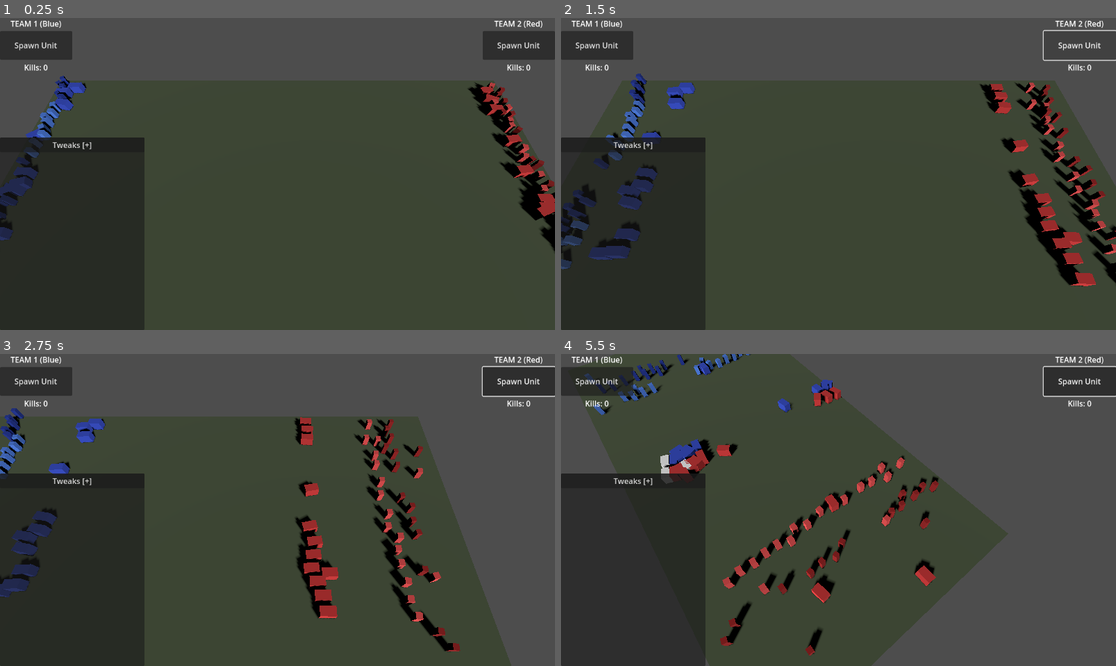
Above: before the commit, frames 1-4 (two rows, left to right).
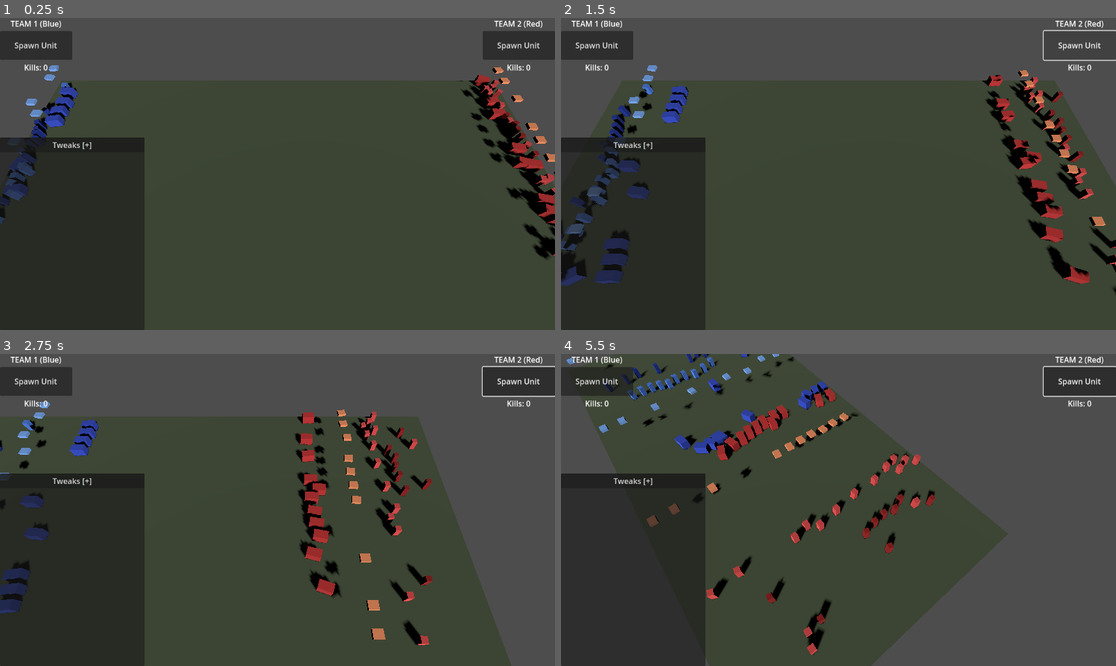
Above: after the commit, the same moments.

Repository: zoltan-szabo-boz/autobattler
Game: Godot game, scene res://scenes/main.tscn
The game is run twice, just before and just after one commit, with the same random seed, the same clock (stepped at 60 frames per second) and the same inputs.
Inputs (mouse positions are in pixels of both pictures, inside the frame that each line leads up to):
- Up to frame 1 (0.25 s): no input
- Up to frame 2 (1.5 s): click "Spawn Unit" at 0.5 s; click "Spawn Unit" at 1.25 s
- Up to frame 3 (2.75 s): tap Enter at 2 s; move the mouse to (399, 494) at 2.02 s; hold D from 2.03 s (still down); tap 1 at 2.1 s; click (399, 494) at 2.17 s; tap 2 at 2.3 s
- Up to frame 4 (5.5 s): move the mouse to (727, 525) at 2.77 s; release D at 2.78 s; hold Down (ui_down) 2.78-3.53 s; tap 2 at 2.85, 3.8, 4.35, 5.3 s; tap 1 at 3.05, 3.6, 4.55 s; move the mouse to (894, 441) at 3.52 s; hold D 3.53-4.28 s; move the mouse to (810, 572) at 4.27 s; hold Up (ui_up) 4.28-5.03 s; click (810, 572) at 4.42 s; move the mouse to (1005, 556) at 5.02 s; hold A from 5.03 s (still down); hold Q from 5.03 s (still down)

The runs differ from the first frame. In frame 1, 3.9% of the frame differs, in the area x 0-100%, y 15-78%; in frame 2, 8.9%, in the area x 0-100%, y 15-89%; in frame 3, 8.7%; in frame 4, 7.9%.

Commit message:
add flyer units to the roster

Diff:
--- /dev/null
+++ b/scenes/units/flyer.tscn
@@ -0,0 +1,8 @@
+[gd_scene load_steps=2 format=3 uid="uid://flyesa87654"]
+
+[ext_resource type="Script" path="res://scripts/units/flyer_unit.gd" id="1_flyer"]
+
+[node name="Flyer" type="CharacterBody3D"]
+script = ExtResource("1_flyer")
+unit_type = "flyer"
+targeting_mode = 0
--- a/scripts/game_config.gd
+++ b/scripts/game_config.gd
@@ -34,6 +34,16 @@
 @export var archer_attack_delay: float = 2.0
 
 # =============================================================================
+# UNIT STATS - FLYER (Eagle)
+# =============================================================================
+@export var flyer_hp: float = 60.0
+@export var flyer_speed: float = 5.0
+@export var flyer_damage: float = 18.0
+@export var flyer_attack_delay: float = 1.5
+@export var flyer_attack_range: float = 2.0  # Air-to-air/dive attack range
+@export var flyer_altitude: float = 4.0  # Height above ground
+
+# =============================================================================
 # PROJECTILE
 # =============================================================================
 @export var projectile_speed: float = 22.0
@@ -48,6 +58,7 @@
 @export var footman_size: Vector3 = Vector3(0.8, 1.6, 0.8)
 @export var cavalry_size: Vector3 = Vector3(1.2, 1.4, 2.0)
 @export var archer_size: Vector3 = Vector3(0.7, 1.8, 0.7)
+@export var flyer_size: Vector3 = Vector3(1.0, 0.4, 1.2)  # Wide wingspan, flat body
 @export var projectile_size: Vector3 = Vector3(0.2, 0.2, 0.8)
 
 # =============================================================================
@@ -57,12 +68,14 @@
 @export var team1_footman_color: Color = Color(0.3, 0.5, 0.9)  # Light blue
 @export var team1_cavalry_color: Color = Color(0.2, 0.3, 0.8)  # Blue
 @export var team1_archer_color: Color = Color(0.1, 0.2, 0.6)   # Dark blue
+@export var team1_flyer_color: Color = Color(0.5, 0.7, 1.0)    # Sky blue (eagle)
 @export var team1_projectile_color: Color = Color(0.4, 0.6, 1.0)
 
 # Team 2 - Red variants
 @export var team2_footman_color: Color = Color(0.9, 0.3, 0.3)  # Light red
 @export var team2_cavalry_color: Color = Color(0.8, 0.2, 0.2)  # Red
 @export var team2_archer_color: Color = Color(0.6, 0.1, 0.1)   # Dark red
+@export var team2_flyer_color: Color = Color(1.0, 0.6, 0.4)    # Orange-red (eagle)
 @export var team2_projectile_color: Color = Color(1.0, 0.4, 0.4)
 
 # =============================================================================
@@ -74,12 +87,14 @@
 			"footman": return team1_footman_color
 			"cavalry": return team1_cavalry_color
 			"archer": return team1_archer_color
+			"flyer": return team1_flyer_color
 			"projectile": return team1_projectile_color
 	else:
 		match unit_type:
 			"footman": return team2_footman_color
 			"cavalry": return team2_cavalry_color
 			"archer": return team2_archer_color
+			"flyer": return team2_flyer_color
 			"projectile": return team2_projectile_color
 	return Color.WHITE
 
@@ -117,4 +132,14 @@
 				"attack_range": get_projectile_max_range(),
 				"size": archer_size
 			}
+		"flyer":
+			return {
+				"hp": flyer_hp,
+				"speed": flyer_speed,
+				"damage": flyer_damage,
+				"attack_delay": flyer_attack_delay,
+				"attack_range": flyer_attack_range,
+				"size": flyer_size,
+				"altitude": flyer_altitude
+			}
 	return {}
--- a/scripts/game_manager.gd
+++ b/scripts/game_manager.gd
@@ -12,11 +12,12 @@
 	unit_scenes = {
 		"footman": preload("res://scenes/units/footman.tscn"),
 		"cavalry": preload("res://scenes/units/cavalry.tscn"),
-		"archer": preload("res://scenes/units/archer.tscn")
+		"archer": preload("res://scenes/units/archer.tscn"),
+		"flyer": preload("res://scenes/units/flyer.tscn")
 	}
 
 func spawn_random_unit(team: int) -> void:
-	var unit_types = ["footman", "cavalry", "archer"]
+	var unit_types = ["footman", "cavalry", "archer", "flyer"]
 	var random_type = unit_types[randi() % unit_types.size()]
 	spawn_unit(random_type, team)
 
@@ -33,7 +34,11 @@
 	if units_container:
 		units_container.add_child(unit)
 		# Set position after adding to tree
-		unit.global_position = _get_spawn_position(team)
+		var spawn_pos = _get_spawn_position(team)
+		# Flyers spawn at their altitude
+		if unit_type == "flyer":
+			spawn_pos.y = GameConfig.flyer_altitude
+		unit.global_position = spawn_pos
 	else:
 		push_error("Units container not found!")
 		unit.queue_free()
--- a/scripts/tweaks_panel.gd
+++ b/scripts/tweaks_panel.gd
@@ -55,6 +55,15 @@
 		{"name": "archer_damage", "label": "Damage", "min": 1, "max": 100, "step": 1, "value": GameConfig.archer_damage},
 		{"name": "archer_attack_delay", "label": "Attack Delay", "min": 0.1, "max": 5, "step": 0.1, "value": GameConfig.archer_attack_delay},
 		{"name": "archer_aim_deviation", "label": "Aim Deviation", "min": 0, "max": 45, "step": 0.5, "value": GameConfig.archer_aim_deviation},
+	])
+
+	_add_section("Flyer", [
+		{"name": "flyer_hp", "label": "HP", "min": 10, "max": 500, "step": 10, "value": GameConfig.flyer_hp},
+		{"name": "flyer_speed", "label": "Speed", "min": 0.5, "max": 15, "step": 0.5, "value": GameConfig.flyer_speed},
+		{"name": "flyer_damage", "label": "Damage", "min": 1, "max": 100, "step": 1, "value": GameConfig.flyer_damage},
+		{"name": "flyer_attack_delay", "label": "Attack Delay", "min": 0.1, "max": 5, "step": 0.1, "value": GameConfig.flyer_attack_delay},
+		{"name": "flyer_attack_range", "label": "Attack Range", "min": 0.5, "max": 5, "step": 0.1, "value": GameConfig.flyer_attack_range},
+		{"name": "flyer_altitude", "label": "Altitude", "min": 2, "max": 10, "step": 0.5, "value": GameConfig.flyer_altitude},
 	])
 
 	_add_section("Projectile", [
@@ -172,6 +181,24 @@
 			_update_existing_units("archer", "attack_delay", value)
 		"archer_aim_deviation":
 			GameConfig.archer_aim_deviation = value
+		"flyer_hp":
+			_update_unit_hp("flyer", GameConfig.flyer_hp, value)
+			GameConfig.flyer_hp = value
+		"flyer_speed":
+			GameConfig.flyer_speed = value
+			_update_existing_units("flyer", "speed", value)
+		"flyer_damage":
+			GameConfig.flyer_damage = value
+			_update_existing_units("flyer", "damage", value)
+		"flyer_attack_delay":
+			GameConfig.flyer_attack_delay = value
+			_update_existing_units("flyer", "attack_delay", value)
+		"flyer_attack_range":
+			GameConfig.flyer_attack_range = value
+			_update_existing_units("flyer", "attack_range", value)
+		"flyer_altitude":
+			GameConfig.flyer_altitude = value
+			_update_flyer_altitude(value)
 		"projectile_speed":
 			GameConfig.projectile_speed = value
 			_update_archer_range()
@@ -213,6 +240,13 @@
 		if unit is BaseUnit and unit.unit_type == "archer":
 			unit.attack_range = new_range
 
+func _update_flyer_altitude(value: float) -> void:
+	# Update all existing flyers' altitude
+	var units = get_tree().get_nodes_in_group("flyers")
+	for unit in units:
+		if unit is FlyerUnit:
+			unit.altitude = value
+
 func _update_battlefield_size() -> void:
 	var size_x = GameConfig.battlefield_size.x
 	var size_y = GameConfig.battlefield_size.y
--- a/scripts/units/archer_unit.gd
+++ b/scripts/units/archer_unit.gd
@@ -26,6 +26,49 @@
 	elif global_position.distance_to(target.global_position) > attack_range:
 		# Current target out of range, look for closer one
 		_find_target()
+	elif target.unit_type != "flyer":
+		# If we're not targeting a flyer, check if there are flyers to prioritize
+		var enemy_flyers_group = "team_2_flyers" if team == 1 else "team_1_flyers"
+		var enemy_flyers = get_tree().get_nodes_in_group(enemy_flyers_group)
+		if not enemy_flyers.is_empty():
+			# Prioritize flyers - they're a threat to us!
+			_find_target()
+
+func _find_target() -> void:
+	var enemy_group = "team_2" if team == 1 else "team_1"
+	var enemies = get_tree().get_nodes_in_group(enemy_group)
+
+	if enemies.is_empty():
+		target = null
+		return
+
+	# Archers prioritize flying units (they're the counter to flyers)
+	var enemy_flyers: Array[BaseUnit] = []
+	var other_enemies: Array[BaseUnit] = []
+
+	for enemy in enemies:
+		if not is_instance_valid(enemy):
+			continue
+		var dist = global_position.distance_to(enemy.global_position)
+		if dist > attack_range:
+			continue
+		if enemy.unit_type == "flyer":
+			enemy_flyers.append(enemy)
+		else:
+			other_enemies.append(enemy)
+
+	# Priority 1: Enemy flyers in range
+	if not enemy_flyers.is_empty():
+		target = _get_closest_enemy(enemy_flyers)
+		return
+
+	# Priority 2: Any other enemy in range
+	if not other_enemies.is_empty():
+		target = _get_closest_enemy(other_enemies)
+		return
+
+	# Fallback: closest enemy (even if out of range, we'll move toward them)
+	target = _get_closest_enemy(enemies)
 
 func _move_towards_target(delta: float) -> void:
 	if not is_instance_valid(target):
--- a/scripts/units/base_unit.gd
+++ b/scripts/units/base_unit.gd
@@ -116,6 +116,10 @@
 	for enemy in enemies:
 		if not is_instance_valid(enemy):
 			continue
+		# Melee units can't engage airborne flyers
+		if unit_type in ["footman", "cavalry"] and enemy.unit_type == "flyer":
+			if enemy.is_flying():
+				continue
 		var dist = global_position.distance_to(enemy.global_position)
 		if dist <= attack_range * 1.5:  # Slightly larger than attack range for collision detection
 			# Switch target to this nearby enemy
@@ -131,11 +135,27 @@
 		target = null
 		return
 
+	# Ground melee units can't target flying units (but CAN target landed flyers)
+	var targetable_enemies: Array = []
+	for enemy in enemies:
+		if not is_instance_valid(enemy):
+			continue
+		# Melee units (footman, cavalry) can't reach flyers that are airborne
+		if unit_type in ["footman", "cavalry"] and enemy.unit_type == "flyer":
+			# Check if the flyer is flying or landed
+			if enemy.is_flying():
+				continue  # Can't target airborne flyers
+		targetable_enemies.append(enemy)
+
+	if targetable_enemies.is_empty():
+		target = null
+		return
+
 	match targeting_mode:
 		TargetingMode.CLOSEST:
-			target = _get_closest_enemy(enemies)
+			target = _get_closest_enemy(targetable_enemies)
 		TargetingMode.FARTHEST:
-			target = _get_farthest_enemy(enemies)
+			target = _get_farthest_enemy(targetable_enemies)
 
 func _get_closest_enemy(enemies: Array) -> BaseUnit:
 	var closest: BaseUnit = null
--- /dev/null
+++ b/scripts/units/flyer_unit.gd
@@ -0,0 +1,174 @@
+extends BaseUnit
+class_name FlyerUnit
+
+var altitude: float = 4.0
+var is_landed: bool = false  # Track if we're on the ground attacking
+const LANDING_HEIGHT: float = 0.5  # Height when landed (slightly off ground)
+const ALTITUDE_LERP_SPEED: float = 8.0  # How fast to transition between flying/landed
+
+func _ready() -> void:
+	unit_type = "flyer"
+	targeting_mode = TargetingMode.CLOSEST
+	super._ready()
+
+	# Load altitude from stats
+	var stats = GameConfig.get_unit_stats(unit_type)
+	altitude = stats.altitude
+
+	# Add to flyers group for targeting
+	add_to_group("flyers")
+	add_to_group("team_%d_flyers" % team)
+
+	# Set initial altitude
+	global_position.y = altitude
+
+func _physics_process(delta: float) -> void:
+	super._physics_process(delta)
+
+	# Smoothly transition altitude based on state
+	var target_y: float
+	if is_landed:
+		target_y = LANDING_HEIGHT
+	else:
+		target_y = altitude
+
+	global_position.y = lerpf(global_position.y, target_y, ALTITUDE_LERP_SPEED * delta)
+
+func is_flying() -> bool:
+	# Consider flying if above a threshold (used for targeting by melee units)
+	return global_position.y > 1.5
+
+func _find_target() -> void:
+	var enemy_group = "team_2" if team == 1 else "team_1"
+	var enemies = get_tree().get_nodes_in_group(enemy_group)
+
+	if enemies.is_empty():
+		target = null
+		return
+
+	# Air priority targeting:
+	# 1. First, target enemy flyers (air superiority)
+	# 2. Then, target enemy archers (they can shoot us)
+	# 3. Finally, other ground units
+
+	var enemy_flyers: Array[BaseUnit] = []
+	var enemy_archers: Array[BaseUnit] = []
+	var other_enemies: Array[BaseUnit] = []
+
+	for enemy in enemies:
+		if not is_instance_valid(enemy):
+			continue
+		if enemy.unit_type == "flyer":
+			enemy_flyers.append(enemy)
+		elif enemy.unit_type == "archer":
+			enemy_archers.append(enemy)
+		else:
+			other_enemies.append(enemy)
+
+	# Priority 1: Enemy flyers
+	if not enemy_flyers.is_empty():
+		target = _get_closest_enemy(enemy_flyers)
+		return
+
+	# Priority 2: Enemy archers
+	if not enemy_archers.is_empty():
+		target = _get_closest_enemy(enemy_archers)
+		return
+
+	# Priority 3: Any other enemy
+	if not other_enemies.is_empty():
+		target = _get_closest_enemy(other_enemies)
+		return
+
+	target = null
+
+func _move_towards_target(delta: float) -> void:
+	if not is_instance_valid(target):
+		state = UnitState.IDLE
+		target = null
+		return
+
+	# When moving, fly up to altitude (safe from melee)
+	is_landed = false
+
+	# Calculate horizontal distance to target
+	var target_pos = target.global_position
+	var horizontal_dist = Vector2(global_position.x - target_pos.x, global_position.z - target_pos.z).length()
+
+	if horizontal_dist <= attack_range:
+		state = UnitState.ATTACKING
+		return
+
+	# Move horizontally at flying altitude
+	var direction = Vector3(target_pos.x - global_position.x, 0, target_pos.z - global_position.z).normalized()
+
+	# Apply friendly avoidance steering (3D for flyers)
+	var avoidance = _get_friendly_avoidance_3d()
+	direction = (direction + avoidance).normalized()
+
+	velocity = direction * speed
+	move_and_slide()
+
+	# Face target (in horizontal plane)
+	if direction.length() > 0.01:
+		look_at(global_position + direction, Vector3.UP)
+
+func _get_friendly_avoidance_3d() -> Vector3:
+	var avoidance := Vector3.ZERO
+	var avoidance_radius: float = 2.5  # Slightly larger for air units
+	var avoidance_strength: float = 1.5
+
+	# Only avoid other flyers
+	var friendly_flyers_group = "team_%d_flyers" % team
+	var friendly_flyers = get_tree().get_nodes_in_group(friendly_flyers_group)
+
+	for friendly in friendly_flyers:
+		if friendly == self or not is_instance_valid(friendly):
+			continue
+
+		var to_friendly = friendly.global_position - global_position
+		var dist = to_friendly.length()
+
+		if dist < avoidance_radius and dist > 0.01:
+			var push_strength = (avoidance_radius - dist) / avoidance_radius
+			avoidance -= to_friendly.normalized() * push_strength * avoidance_strength
+
+	return avoidance
+
+func _attack_target() -> void:
+	velocity = Vector3.ZERO
+
+	if not is_instance_valid(target):
+		target = null
+		is_landed = false  # Fly back up when searching for new target
+		_find_target()
+		if target:
+			state = UnitState.MOVING
+		else:
+			state = UnitState.IDLE
+		return
+
+	# Land when attacking ground targets, stay airborne vs flyers
+	is_landed = target.unit_type != "flyer"
+
+	# Check horizontal distance
+	var target_pos = target.global_position
+	var horizontal_dist = Vector2(global_position.x - target_pos.x, global_position.z - target_pos.z).length()
+
+	if horizontal_dist > attack_range * 1.5:
+		state = UnitState.MOVING
+		return
+
+	# Face target
+	var direction = Vector3(target_pos.x - global_position.x, 0, target_pos.z - global_position.z)
+	if direction.length() > 0.01:
+		look_at(global_position + direction, Vector3.UP)
+
+	if attack_timer <= 0:
+		_perform_attack()
+		attack_timer = attack_delay
+
+func _check_collision_engagement() -> void:
+	# Flyers don't engage via collision like ground units
+	# They swoop in and attack from range
+	pass
Not shown, added: scripts/units/flyer_unit.gd.uid
Not shown, added: CLAUDE.md
Not shown, added: plans/3d-models-plan.md
